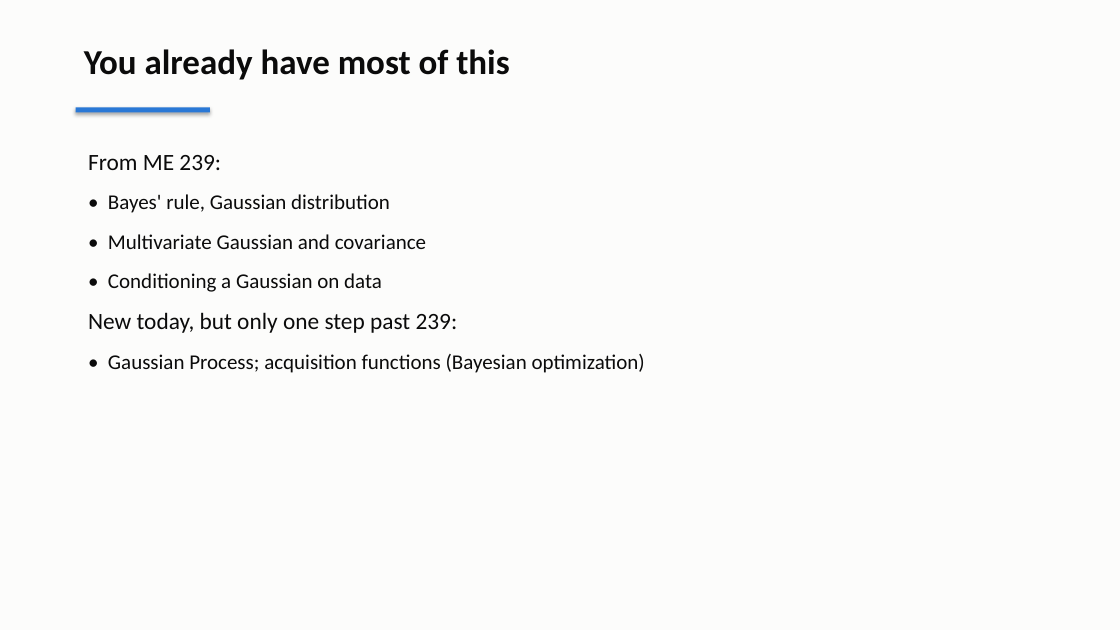
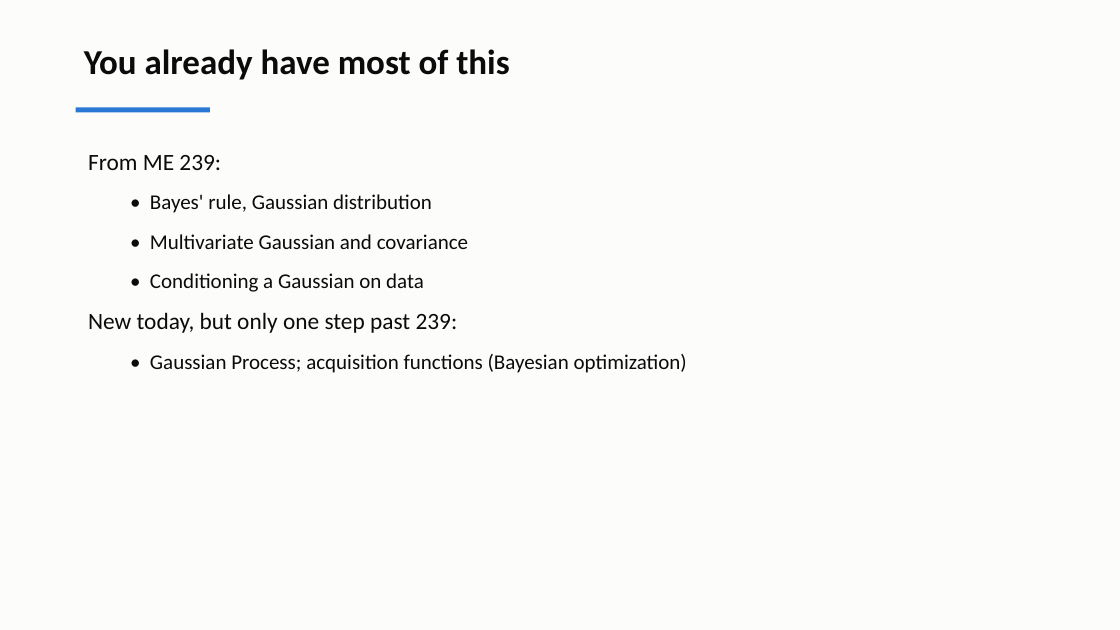
Before and after one commit to andrewvoss8-boop/core-me-data-science-activities-public, a slide deck: slide 3 of me323/Module1_drafts/ME323_Module1_Lecture2.pptx. Drawn at 1120x630 pixels with LibreOffice and Linux fonts; fonts in the diff are those of the drawing. Boxes give left, top, right and bottom in pixels: in the first picture for what was removed or moved away, otherwise in the second. Text is boxed around its words. In the diff, an @@ line names an element or a change of style, - is before the commit and + after.

```diff
--- a/me323/Module1_drafts/ME323_Module1_Lecture2.pptx
+++ b/me323/Module1_drafts/ME323_Module1_Lecture2.pptx
@@ rectangle at (76,108,210,113): shadow off @@
@@ text at (150,194,687,373): list level 1 to 2 in "• Bayes' rule, Gaussian distribution"; list level 1 to 2 in "• Multivariate Gaussian and covariance"; list level 1 to 2 in "• Conditioning a Gaussian on ..."; list level 1 to 2 in "• Gaussian Process; acquisition functions ..." @@
```
Also in this commit, not shown: 21 other slides changed, 11 other files.
